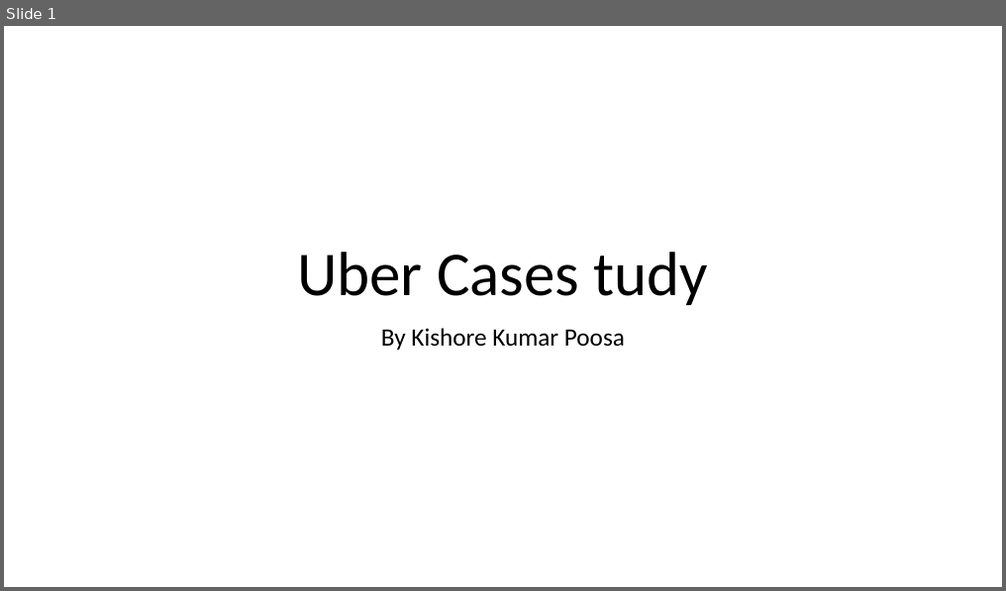
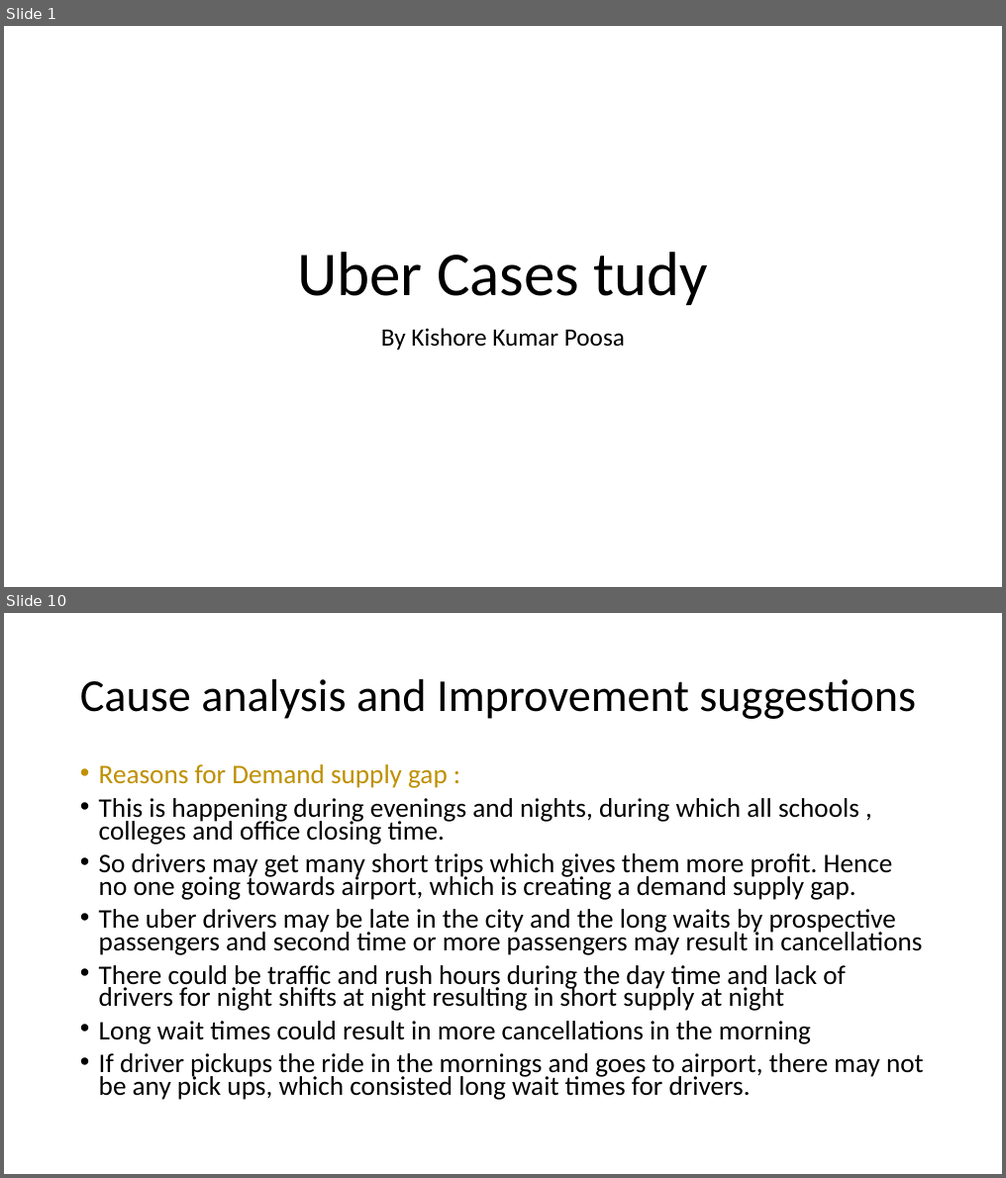
Before and after one commit to kishore3886/Uber_Case_Study, a slide deck: Uber_Case_Study.pptx. Shown one above the other, each under a label of ours: slide 1 before the commit, slides 1 and 10 after it; the slides between them are not shown. The pictures are 1006x591 and 1006x1178 pixels, drawn with LibreOffice and Linux fonts; fonts in the diff are those of the drawing. Boxes give left, top, right and bottom in pixels: in the first picture for what was removed or moved away, otherwise in the second. Text is boxed around its words. In the diff, an @@ line names an element or a change of style, - is before the commit and + after.

```diff
--- a/Uber_Case_Study.pptx
+++ b/Uber_Case_Study.pptx
@@ slide 10 added at [4,613,1002,1174], background #FFFFFF @@
@@ title added at [80,679,916,719], 44 pt, text #000000 @@
+Cause analysis and Improvement suggestions
@@ text added at [99,764,924,1100], 25.9 pt, text #000000 @@
+• Reasons for Demand supply gap :
+• This is happening during evenings and nights, during which all schools , colleges and office closing time.
+• So drivers may get many short trips which gives them more profit. Hence no one going towards airport, which is creating a demand supply gap.
+• The uber drivers may be late in the city and the long waits by prospective passengers and second time or more passengers may result in cancellations
+• There could be traffic and rush hours during the day time and lack of drivers for night shifts at night resulting in short supply at night
+• Long wait times could result in more cancellations in the morning
+• If driver pickups the ride in the mornings and goes to airport, there may not be any pick ups, which consisted long wait times for drivers.
```
Also in this commit, not shown: 3 slides changed, 6 other slides added, 2 slides removed, 6 other files.
